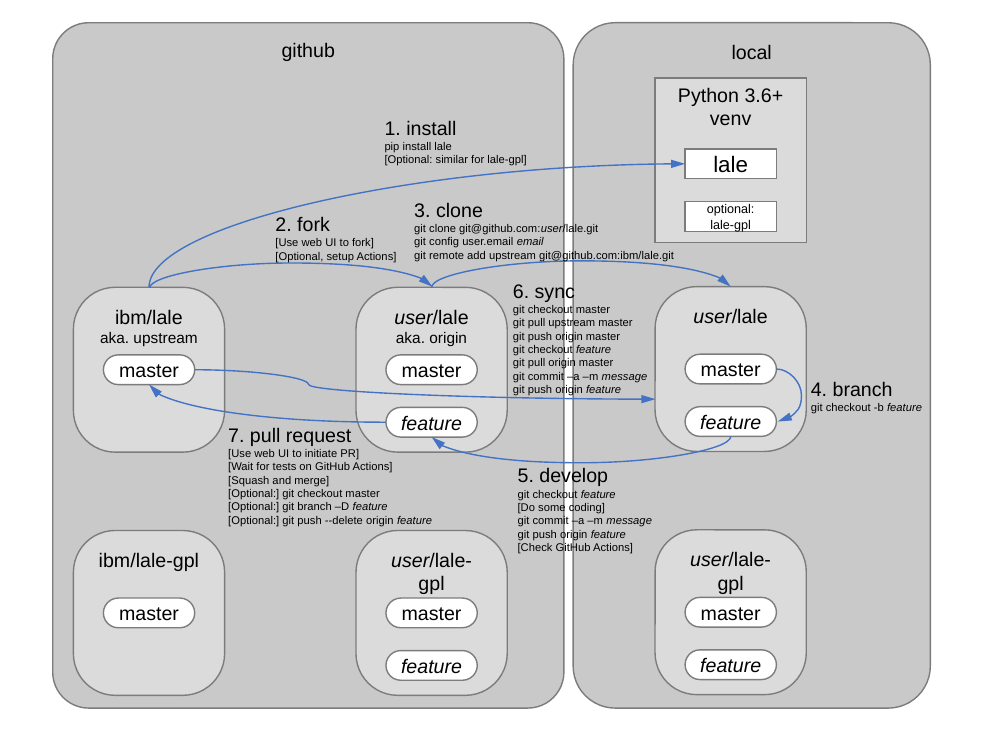
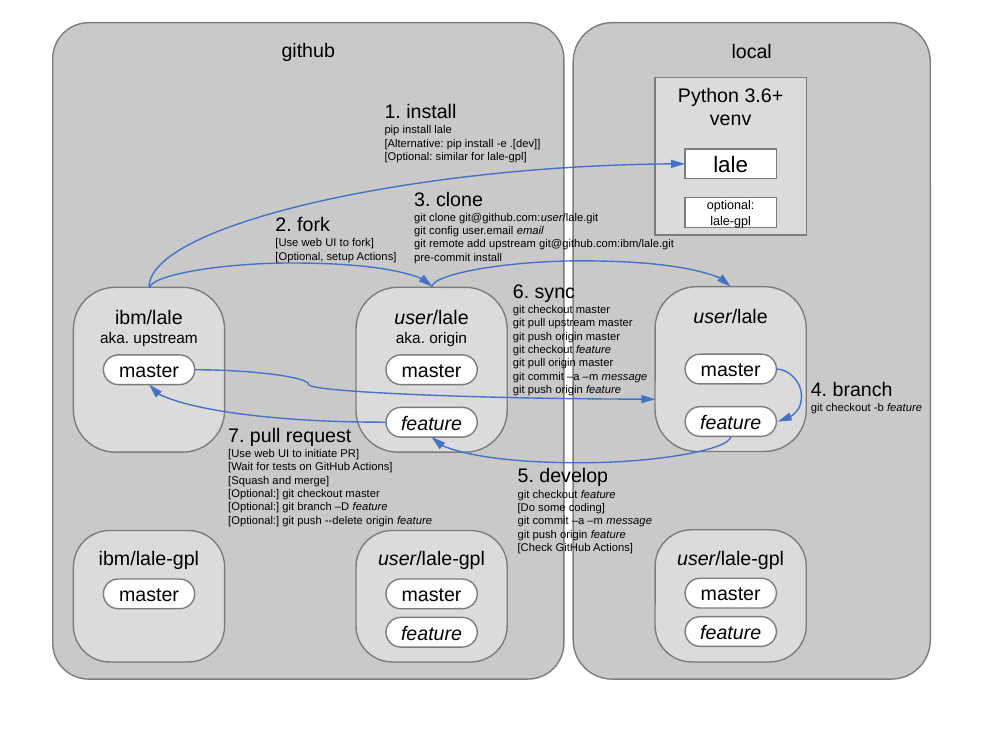
Before and after one commit to IBM/lale, a slide deck: slide 1 of talks/repositories.pptx. Drawn at 1008x756 pixels with LibreOffice and Linux fonts; fonts in the diff are those of the drawing. Boxes give left, top, right and bottom in pixels: in the first picture for what was removed or moved away, otherwise in the second. Text is boxed around its words. In the diff, an @@ line names an element or a change of style, - is before the commit and + after.

```diff
--- a/talks/repositories.pptx
+++ b/talks/repositories.pptx
@@ rounded rectangle "github": place and size @@
-rounded rectangle "github" at bbox=[52, 23, 563, 709]
+rounded rectangle "github" at bbox=[52, 23, 563, 679]
@@ rounded rectangle "local": place and size @@
-rounded rectangle "local" at bbox=[574, 23, 930, 709]
+rounded rectangle "local" at bbox=[574, 23, 930, 679]
@@ rounded rectangle "local" at bbox=[574, 23, 930, 679]: proportions changed @@
@@ rectangle "Python 3.6+ venv": place and size @@
-rectangle "Python 3.6+ venv" at bbox=[655, 78, 806, 243]
+rectangle "Python 3.6+ venv" at bbox=[655, 78, 806, 235]
@@ text "1. install": place and size @@
-text "1. install" at bbox=[385, 120, 526, 166]
+text "1. install" at bbox=[385, 103, 541, 162]
@@ text at bbox=[385, 139, 541, 149]: paragraph added @@
+[Alternative: pip install -e .[dev]]
@@ text "3. clone": place and size @@
-text "3. clone" at bbox=[414, 202, 674, 261]
+text "3. clone" at bbox=[414, 191, 674, 263]
@@ rectangle "optional: lale-gpl": place and size @@
-rectangle "optional: lale-gpl" at bbox=[685, 202, 777, 231]
+rectangle "optional: lale-gpl" at bbox=[685, 198, 777, 227]
@@ text at bbox=[414, 253, 503, 263]: paragraph added @@
+pre-commit install
@@ rounded rectangle "ibm/lale-gpl": place and size @@
-rounded rectangle "ibm/lale-gpl" at bbox=[74, 530, 225, 696]
+rounded rectangle "ibm/lale-gpl" at bbox=[74, 530, 225, 661]
@@ rounded rectangle "user/lale-gpl": place and size @@
-rounded rectangle "user/lale-gpl" at bbox=[356, 530, 507, 696]
+rounded rectangle "user/lale-gpl" at bbox=[356, 530, 507, 661]
@@ rounded rectangle "user/lale-gpl": place and size @@
-rounded rectangle "user/lale-gpl" at bbox=[655, 530, 806, 696]
+rounded rectangle "user/lale-gpl" at bbox=[655, 530, 806, 662]
@@ 3 rounded rectangles: place and size @@
-3 rounded rectangles at bbox=[104, 598, 777, 627]
+3 rounded rectangles at bbox=[104, 579, 777, 608]
@@ rounded rectangle "feature": place and size @@
-rounded rectangle "feature" at bbox=[386, 650, 478, 679]
+rounded rectangle "feature" at bbox=[386, 617, 478, 646]
@@ rounded rectangle "feature": place and size @@
-rounded rectangle "feature" at bbox=[685, 650, 777, 679]
+rounded rectangle "feature" at bbox=[685, 617, 777, 646]
```
Also in this commit, not shown: 3 other files.
